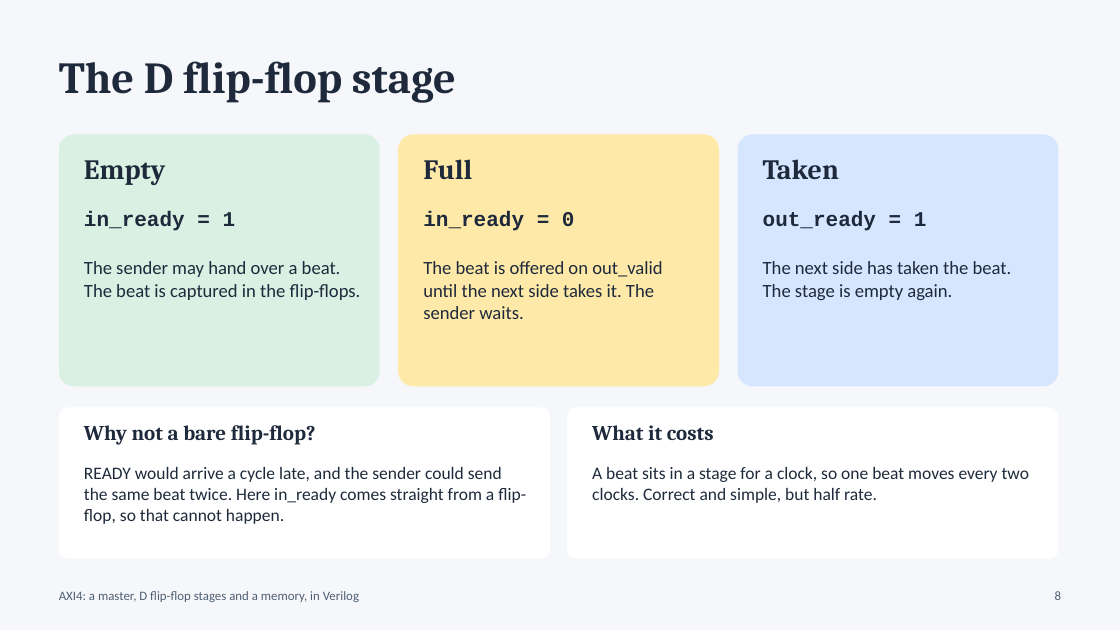
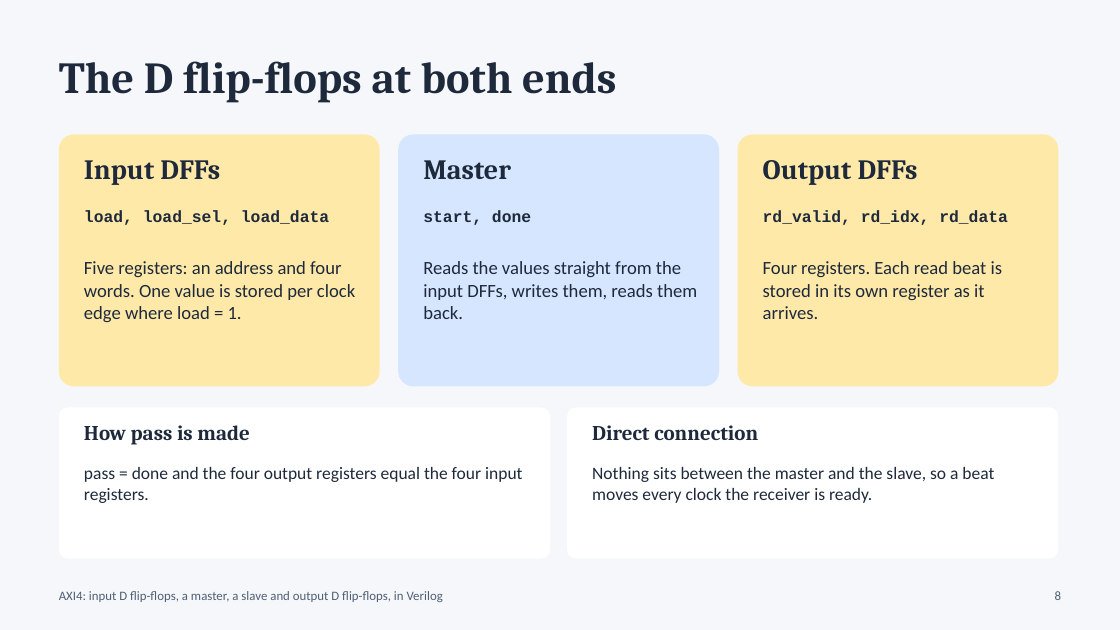
Before and after one commit to Moksha2709/Axi4_FPGA_Implementation, a slide deck: slide 8 of docs/AXI4_Viva_Presentation.pptx. Drawn at 1120x630 pixels with LibreOffice and Linux fonts; fonts in the diff are those of the drawing. Boxes give left, top, right and bottom in pixels: in the first picture for what was removed or moved away, otherwise in the second. Text is boxed around its words. In the diff, an @@ line names an element or a change of style, - is before the commit and + after.

```diff
--- a/docs/AXI4_Viva_Presentation.pptx
+++ b/docs/AXI4_Viva_Presentation.pptx
@@ text at (x1=59, y1=61, x2=617, y2=103): text changed @@
-The D flip-flop stage
+The D flip-flops at both ends
@@ rounded rectangle at (x1=59, y1=134, x2=380, y2=386): fill #D9F0E3 to #FFE9A8 @@
@@ rounded rectangle at (x1=398, y1=134, x2=719, y2=386): fill #FFE9A8 to #D6E6FF @@
@@ rounded rectangle at (x1=738, y1=134, x2=1059, y2=386): fill #D6E6FF to #FFE9A8 @@
@@ text at (x1=84, y1=160, x2=220, y2=185): text changed @@
-Empty
+Input DFFs
@@ text at (x1=423, y1=160, x2=511, y2=179): text changed @@
-Full
+Master
@@ text at (x1=763, y1=160, x2=918, y2=185): text changed @@
-Taken
+Output DFFs
@@ text at (x1=84, y1=210, x2=329, y2=225): text changed; size 18 to 14 pt @@
-in_ready = 1
+load, load_sel, load_data
@@ text at (x1=423, y1=210, x2=531, y2=225): text changed; size 18 to 14 pt @@
-in_ready = 0
+start, done
@@ text at (x1=763, y1=210, x2=1008, y2=225): text changed; size 18 to 14 pt @@
-out_ready = 1
+rd_valid, rd_idx, rd_data
@@ text at (x1=84, y1=261, x2=355, y2=322): text changed @@
-The sender may hand over a beat. The beat is captured in the flip-flops.
+Five registers: an address and four words. One value is stored per clock edge where load = 1.
@@ text at (x1=423, y1=261, x2=697, y2=319): text changed @@
-The beat is offered on out_valid until the next side takes it. The sender waits.
+Reads the values straight from the input DFFs, writes them, reads them back.
@@ text at (x1=763, y1=261, x2=1003, y2=319): text changed @@
-The next side has taken the beat. The stage is empty again.
+Four registers. Each read beat is stored in its own register as it arrives.
@@ text at (x1=84, y1=425, x2=249, y2=445): text changed @@
-Why not a bare flip-flop?
+How pass is made
@@ text at (x1=592, y1=425, x2=758, y2=440): text changed @@
-What it costs
+Direct connection
@@ text at (x1=84, y1=467, x2=522, y2=503): text changed @@
-READY would arrive a cycle late, and the sender could send the same beat twice. Here in_ready comes straight from a flip-flop, so that cannot happen.
+pass = done and the four output registers equal the four input registers.
@@ text at (x1=592, y1=467, x2=994, y2=503): text changed @@
-A beat sits in a stage for a clock, so one beat moves every two clocks. Correct and simple, but half rate.
+Nothing sits between the master and the slave, so a beat moves every clock the receiver is ready.
@@ text at (x1=59, y1=591, x2=443, y2=602): text changed @@
-AXI4: a master, D flip-flop stages and a memory, in Verilog
+AXI4: input D flip-flops, a master, a slave and output D flip-flops, in Verilog
```
Also in this commit, not shown: 15 other slides changed, 8 other files.
